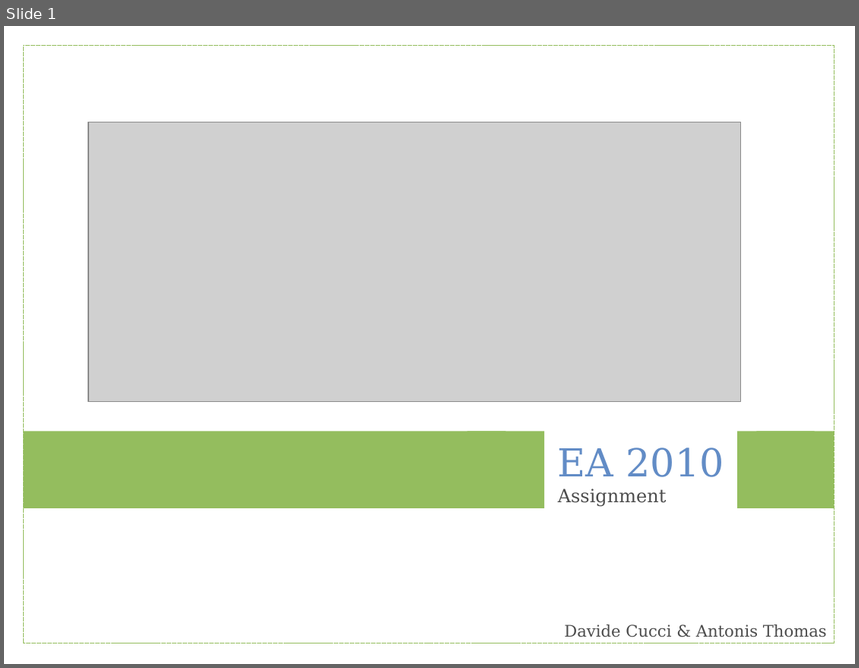
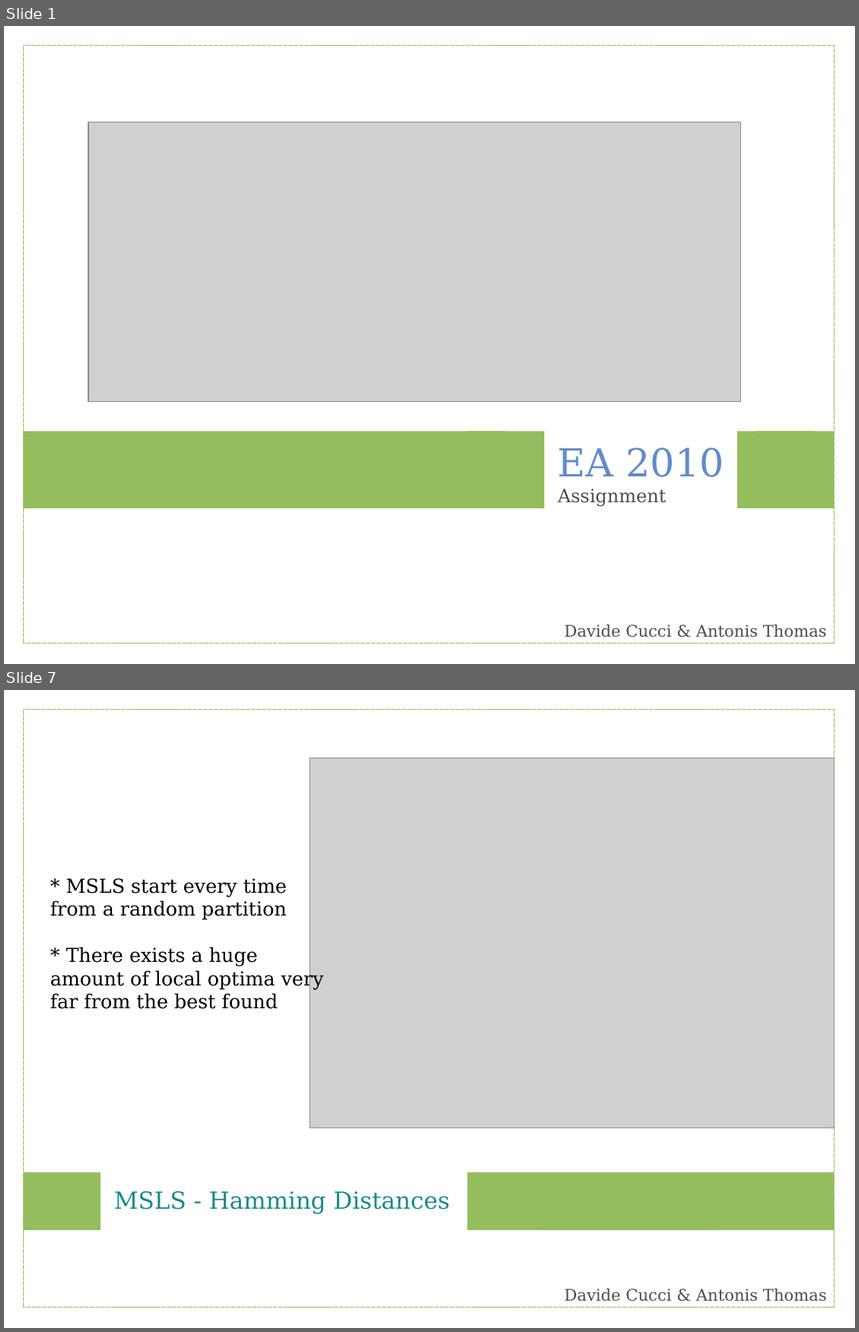
Before and after one commit to ufukhurriyetoglu/extreme-horsepower, a slide deck: EA2010/Report/eapres.odp. Shown one above the other, each under a label of ours: slide 1 before the commit, slides 1 and 7 after it; the slides between them are not shown. The pictures are 859x668 and 859x1332 pixels, drawn with LibreOffice and Linux fonts; fonts in the diff are those of the drawing; grey boxes stand for pictures. Boxes give left, top, right and bottom in pixels: in the first picture for what was removed or moved away, otherwise in the second. Text is boxed around its words. In the diff, an @@ line names an element or a change of style, - is before the commit and + after.

```diff
--- a/EA2010/Report/eapres.odp
+++ b/EA2010/Report/eapres.odp
@@ slide 7 added at box(4, 690, 855, 1328), background #FFFFFF @@
@@ rectangle added at box(23, 709, 835, 1308), outline #94BD5E 0 pt @@
@@ picture added at box(310, 758, 835, 1128) @@
@@ text added at box(50, 878, 324, 1009), 18 pt, text #000000 @@
+* MSLS start every time from a random partition
+* There exists a huge amount of local optima very far from the best found
@@ rectangle added at box(23, 1173, 101, 1230), fill #94BD5E @@
@@ rectangle added at box(468, 1173, 718, 1230), fill #94BD5E @@
@@ rectangle added at box(544, 1173, 835, 1230), fill #94BD5E @@
@@ text added at box(114, 1192, 450, 1214), 22 pt, text #198A8A @@
+MSLS - Hamming Distances
@@ text added at box(564, 1289, 827, 1302), 15 pt, text #4C4C4C @@
+Davide Cucci & Antonis Thomas
```
Also in this commit, not shown: 1 slide changed, 19 other slides added, 15 slides removed.
